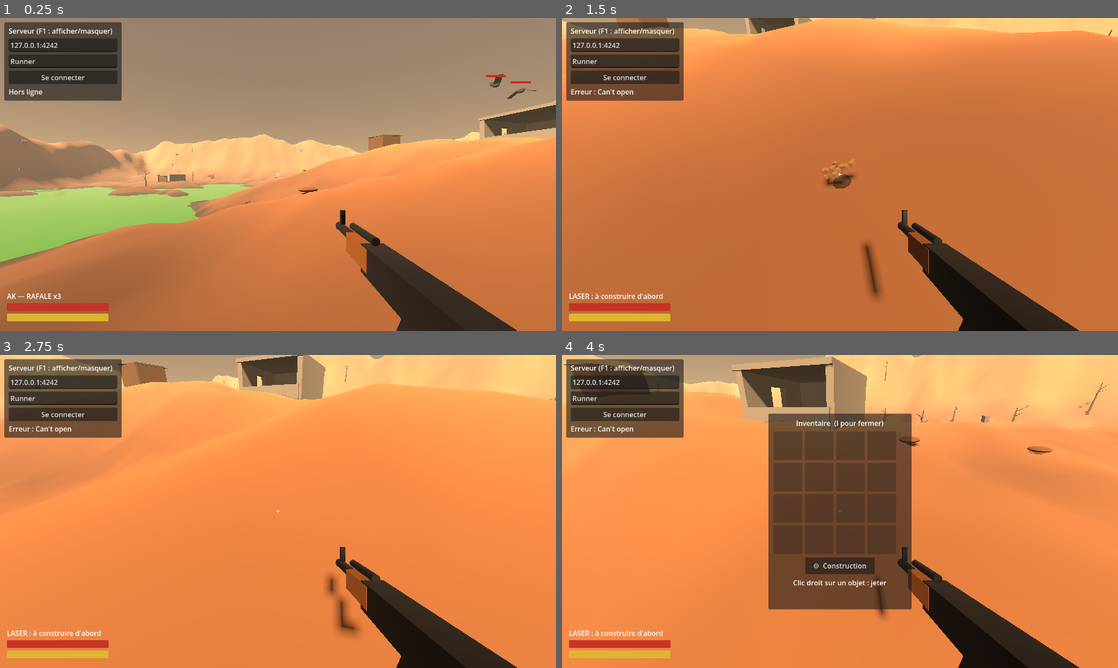
Above: before the commit, frames 1-4 (two rows, left to right).
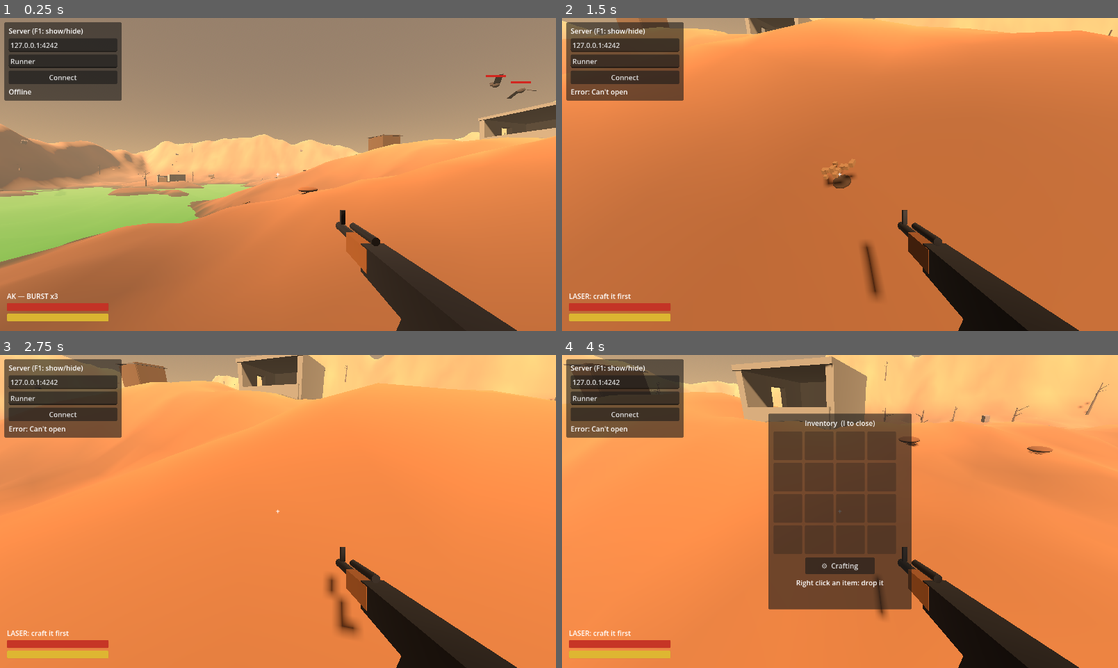
Above: after the commit, the same moments.

Repository: MauryLoic/Terminal_City
Game: Godot game, scene res://scenes/main.tscn
The game is run twice, just before and just after one commit, with the same random seed, the same clock (stepped at 60 frames per second) and the same inputs.
Inputs (mouse positions are in pixels of both pictures, inside the frame that each line leads up to):
- Up to frame 1 (0.25 s): no input
- Up to frame 2 (1.5 s): click "Se connecter" (after the commit: "Connect") at 0.5 s; move the mouse to (867, 174) at 1.27 s; hold W from 1.28 s (still down); tap 2 at 1.35 s; click (867, 174) at 1.42 s
- Up to frame 3 (2.75 s): keep holding W; move the mouse to (250, 511) at 2.02 s; tap 2 at 2.1 s
- Up to frame 4 (4 s): keep holding W; move the mouse to (851, 505) at 2.77 s; tap E at 2.85 s; tap 2 at 3.05, 3.8 s; move the mouse to (834, 517) at 3.52 s; tap I at 3.6 s; click (834, 517) at 3.67 s

The runs differ from the first frame. In frame 1, 0.4% of the frame differs, in the area x 1-21%, y 3-90%; in frame 2, 0.5%; in frame 3, 0.5%; in frame 4, 0.9%, in the area x 3-59%, y 3-90%.

Commit message:
Full English pass (docs and in-game UI)
- README.md and PROTOCOL.md rewritten in English and brought up to
  date with the current feature set
- All in-game UI strings translated: connection panel, HUD weapon
  label, inventory item names/tooltips, crafting window, loot prompt,
  disconnect reasons
- Internal item ids and network protocol unchanged (compatibility)

Diff:
--- a/scenes/connect_ui.tscn
+++ b/scenes/connect_ui.tscn
@@ -21,19 +21,19 @@
 theme_override_constants/separation = 6
 
 [node name="Title" type="Label" parent="Panel/VBox"]
-text = "Serveur (F1 : afficher/masquer)"
+text = "Server (F1: show/hide)"
 
 [node name="HostEdit" type="LineEdit" parent="Panel/VBox"]
 text = "127.0.0.1:4242"
-placeholder_text = "hôte:port"
+placeholder_text = "host:port"
 
 [node name="NameEdit" type="LineEdit" parent="Panel/VBox"]
 text = "Runner"
-placeholder_text = "Pseudo"
+placeholder_text = "Name"
 
 [node name="ConnectButton" type="Button" parent="Panel/VBox"]
-text = "Se connecter"
+text = "Connect"
 
 [node name="Status" type="Label" parent="Panel/VBox"]
-text = "Hors ligne"
+text = "Offline"
 autowrap_mode = 3
--- a/scenes/craft_ui.tscn
+++ b/scenes/craft_ui.tscn
@@ -22,7 +22,7 @@
 theme_override_constants/separation = 8
 
 [node name="Title" type="Label" parent="Center/Panel/VBox"]
-text = "Construction"
+text = "Crafting"
 horizontal_alignment = 1
 
 [node name="Recipes" type="VBoxContainer" parent="Center/Panel/VBox"]
@@ -38,8 +38,8 @@
 
 [node name="Gear" type="Button" parent="Center/Panel/VBox/Bottom"]
 custom_minimum_size = Vector2(140, 40)
-text = "⚙  Assembler"
+text = "⚙  Assemble"
 
 [node name="Close" type="Button" parent="Center/Panel/VBox/Bottom"]
 custom_minimum_size = Vector2(100, 40)
-text = "Fermer"
+text = "Close"
--- a/scenes/inventory_ui.tscn
+++ b/scenes/inventory_ui.tscn
@@ -22,7 +22,7 @@
 theme_override_constants/separation = 8
 
 [node name="Title" type="Label" parent="Center/Panel/VBox"]
-text = "Inventaire  (I pour fermer)"
+text = "Inventory  (I to close)"
 horizontal_alignment = 1
 
 [node name="Grid" type="GridContainer" parent="Center/Panel/VBox"]
@@ -35,8 +35,8 @@
 
 [node name="Craft" type="Button" parent="Center/Panel/VBox/Bottom"]
 custom_minimum_size = Vector2(160, 38)
-text = "⚙  Construction"
+text = "⚙  Crafting"
 
 [node name="Hint" type="Label" parent="Center/Panel/VBox"]
-text = "Clic droit sur un objet : jeter"
+text = "Right click an item: drop it"
 horizontal_alignment = 1
--- a/scenes/player.tscn
+++ b/scenes/player.tscn
@@ -119,7 +119,7 @@
 offset_top = -92.0
 offset_right = 250.0
 offset_bottom = -70.0
-text = "AK — RAFALE x3"
+text = "AK — BURST x3"
 
 [node name="MobBars" type="Control" parent="HUD"]
 anchor_right = 1.0
--- a/scripts/connect_ui.gd
+++ b/scripts/connect_ui.gd
@@ -35,25 +35,25 @@
 	var port := DEFAULT_PORT
 	if parts.size() > 1 and parts[1].is_valid_int():
 		port = int(parts[1])
-	set_status("Connexion à %s:%d..." % [host, port])
+	set_status("Connecting to %s:%d..." % [host, port])
 	connect_requested.emit(host, port, name_edit.text.strip_edges())
 
 
 func _on_net_connected(my_id: int, _world_seed: int) -> void:
 	_online = true
-	button.text = "Se déconnecter"
-	set_status("Connecté (id %d)" % my_id)
+	button.text = "Disconnect"
+	set_status("Connected (id %d)" % my_id)
 
 
 func _on_net_disconnected(reason: String) -> void:
 	_online = false
-	button.text = "Se connecter"
-	set_status("Hors ligne : %s" % reason)
+	button.text = "Connect"
+	set_status("Offline: %s" % reason)
 
 
 func _on_ping(ms: int) -> void:
 	if _online:
-		set_status("Connecté (id %d) — ping %d ms" % [Net.my_id, ms])
+		set_status("Connected (id %d) — ping %d ms" % [Net.my_id, ms])
 
 
 func _unhandled_input(event: InputEvent) -> void:
--- a/scripts/corpse.gd
+++ b/scripts/corpse.gd
@@ -39,7 +39,7 @@
 		loot[id] = int(loot.get(id, 0)) + 1
 
 	_label = Label3D.new()
-	_label.text = "E : looter"
+	_label.text = "E: loot"
 	_label.billboard = BaseMaterial3D.BILLBOARD_ENABLED
 	_label.font_size = 40
 	_label.outline_size = 8
--- a/scripts/craft_ui.gd
+++ b/scripts/craft_ui.gd
@@ -7,23 +7,23 @@
 
 const RECIPES := [
 	{
-		"nom": "Pistolet laser artisanal",
+		"nom": "Handcrafted laser pistol",
 		"compos": {"compo_canon": 1, "compo_mecanisme": 1, "compo_chassis": 1},
 		"chance": 0.65,
 		"type": "arme",
 	},
 	{
-		"nom": "Trousse de soin",
+		"nom": "Medkit",
 		"compos": {"compo_medical": 2},
 		"chance": 0.75,
 		"type": "soin",
 	},
 ]
 const COMPO_NAMES := {
-	"compo_canon": "Canon",
-	"compo_mecanisme": "Mécanisme",
-	"compo_chassis": "Châssis",
-	"compo_medical": "Compo médical",
+	"compo_canon": "Barrel",
+	"compo_mecanisme": "Mechanism",
+	"compo_chassis": "Frame",
+	"compo_medical": "Medical comp.",
 }
 # Probabilities for slot count 0..5 (5-slot weapons are rare)
 const SLOT_WEIGHTS := [10, 25, 25, 20, 15, 5]
@@ -105,23 +105,23 @@
 			"arme":
 				var slots := _weighted(SLOT_WEIGHTS)
 				Inventory.add_item("laser_slots_%d" % slots)
-				result_label.text = "Réussite ! Pistolet laser [%d slot%s] — touche 2 pour l'équiper" \
+				result_label.text = "Success! Laser pistol [%d slot%s] — press 2 to equip" \
 						% [slots, "s" if slots > 1 else ""]
 			"soin":
 				var roll := randf()
 				var id := "medkit_petit"
-				var taille := "S (+25 PV)"
+				var taille := "S (+25 HP)"
 				if roll > 0.85:
 					id = "medkit_grand"
-					taille = "L (+60 PV)"
+					taille = "L (+60 HP)"
 				elif roll > 0.5:
 					id = "medkit_moyen"
-					taille = "M (+40 PV)"
+					taille = "M (+40 HP)"
 				Inventory.add_item(id)
-				result_label.text = "Réussite ! Trousse de soin %s" % taille
+				result_label.text = "Success! Medkit %s" % taille
 	else:
 		Inventory.add_item("junk")
-		result_label.text = "Échec de l'assemblage... les pièces finissent en junk."
+		result_label.text = "Assembly failed... the parts end up as junk."
 
 
 func _weighted(weights: Array) -> int:
--- a/scripts/inventory_ui.gd
+++ b/scripts/inventory_ui.gd
@@ -6,15 +6,15 @@
 
 const SLOTS := 16
 const ITEM_DEFS := {
-	"compo_canon": {"short": "Canon", "label": "Composant d'arme : canon"},
-	"compo_mecanisme": {"short": "Mécan.", "label": "Composant d'arme : mécanisme"},
-	"compo_chassis": {"short": "Châssis", "label": "Composant d'arme : châssis"},
-	"compo_medical": {"short": "Médic.", "label": "Composant médical"},
-	"junk": {"short": "Junk", "label": "Débris sans valeur (clic droit : jeter)"},
-	"medkit": {"short": "Soin", "label": "Trousse de soin (+40 PV)", "heal": 40.0},
-	"medkit_petit": {"short": "Soin S", "label": "Trousse de soin S (+25 PV)", "heal": 25.0},
-	"medkit_moyen": {"short": "Soin M", "label": "Trousse de soin M (+40 PV)", "heal": 40.0},
-	"medkit_grand": {"short": "Soin L", "label": "Trousse de soin L (+60 PV)", "heal": 60.0},
+	"compo_canon": {"short": "Barrel", "label": "Weapon component: barrel"},
+	"compo_mecanisme": {"short": "Mech.", "label": "Weapon component: mechanism"},
+	"compo_chassis": {"short": "Frame", "label": "Weapon component: frame"},
+	"compo_medical": {"short": "Med.", "label": "Medical component"},
+	"junk": {"short": "Junk", "label": "Worthless scrap (right click: drop)"},
+	"medkit": {"short": "Med", "label": "Medkit (+40 HP)", "heal": 40.0},
+	"medkit_petit": {"short": "Med S", "label": "Medkit S (+25 HP)", "heal": 25.0},
+	"medkit_moyen": {"short": "Med M", "label": "Medkit M (+40 HP)", "heal": 40.0},
+	"medkit_grand": {"short": "Med L", "label": "Medkit L (+60 HP)", "heal": 60.0},
 }
 
 const DroppedItemScript := preload("res://scripts/dropped_item.gd")
@@ -52,13 +52,13 @@
 		var n := int(id.trim_prefix("ak_slots_"))
 		return {
 			"short": "AK [%d]" % n,
-			"label": "AK-47 artisanale — %d slot%s d'amélioration" % [n, "s" if n > 1 else ""],
+			"label": "Handcrafted AK-47 — %d upgrade slot%s" % [n, "s" if n > 1 else ""],
 		}
 	if id.begins_with("laser_slots_"):
 		var n := int(id.trim_prefix("laser_slots_"))
 		return {
 			"short": "Laser [%d]" % n,
-			"label": "Pistolet laser artisanal — %d slot%s d'amélioration (touche 2 pour l'équiper)" % [n, "s" if n > 1 else ""],
+			"label": "Handcrafted laser pistol — %d upgrade slot%s (press 2 to equip)" % [n, "s" if n > 1 else ""],
 		}
 	return {"short": id, "label": id}
 
@@ -72,7 +72,7 @@
 			var d := _item_def(id)
 			b.text = "%s\nx%d" % [d.get("short", id), Inventory.items[id]]
 			b.disabled = false
-			b.tooltip_text = str(d.get("label", id)) + "\nClic droit : jeter"
+			b.tooltip_text = str(d.get("label", id)) + "\nRight click: drop"
 		else:
 			b.text = ""
 			b.disabled = true
--- a/scripts/main.gd
+++ b/scripts/main.gd
@@ -59,7 +59,7 @@
 func _on_connect_requested(host: String, port: int, player_name: String) -> void:
 	var err := Net.connect_to_server(host, port, player_name)
 	if err != OK:
-		_ui.set_status("Erreur : %s" % error_string(err))
+		_ui.set_status("Error: %s" % error_string(err))
 
 
 func _on_connected(_my_id: int, world_seed: int) -> void:
--- a/scripts/network_client.gd
+++ b/scripts/network_client.gd
@@ -62,7 +62,7 @@
 	_joined = false
 	my_id = -1
 	if not silent:
-		disconnected.emit("déconnexion")
+		disconnected.emit("disconnected")
 
 
 ## Called by player.gd on every shot (no-op while offline).
@@ -91,7 +91,7 @@
 			if t - _last_recv > TIMEOUT:
 				_udp.close()
 				_active = false
-				disconnected.emit("serveur injoignable")
+				disconnected.emit("server unreachable")
 				return
 			_send_json({"t": "join", "name": _player_name, "v": 1})
 		return
@@ -102,7 +102,7 @@
 		_active = false
 		_joined = false
 		my_id = -1
-		disconnected.emit("timeout serveur")
+		disconnected.emit("server timeout")
 		return
 
 	# Local player position at a fixed tick
--- a/scripts/player.gd
+++ b/scripts/player.gd
@@ -98,7 +98,7 @@
 				Sfx.play_click()
 				_update_weapon_ui()
 			else:
-				fire_mode_label.text = "LASER : à construire d'abord"
+				fire_mode_label.text = "LASER: craft it first"
 
 
 	# Escape: release / recapture the mouse
@@ -312,7 +312,7 @@
 
 
 func _update_weapon_ui() -> void:
-	fire_mode_label.text = "AK — RAFALE x3" if weapon == Weapon.AK else "PISTOLET LASER"
+	fire_mode_label.text = "AK — BURST x3" if weapon == Weapon.AK else "LASER PISTOL"
 	_update_viewmodels()
 
 
Not shown, changed: PROTOCOL.md
Not shown, changed: README.md
